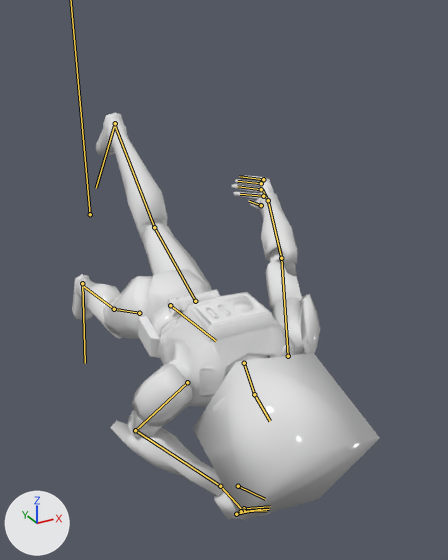
An edit to the FBX model Editor/Editor/EditorContent/Models/StormTrooperAnimation.fbx, drawn before and after from the same camera.
The view is the same before and after, from a 50 mm lens placed at (-0.0158, -0.0544, 0.0176), pointed at (0.0027, -0.0209, 0.0008). Lighting does not change. The marker at lower left points along +X, +Y and +Z. Both versions are drawn at frame 25 of the action 'walk'; the numbers are the values there. The bones that bend it are drawn over the model as lines.

Objects in the first picture: 'Bb_Head', 'Clone_Trooper_Normal_', 'Head'.
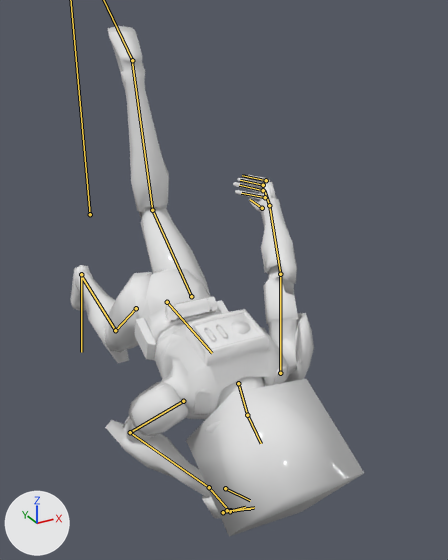
What the commit changed:
Bone 'body' (bone_body) moves from (0.03, 0.0, 0.0) to (0.03, -0.062, -0.009).
Bone 'body' (bone_body) turns from (2, 0, 3) to (10, 0, 3) degrees about its own x, y and z.
Bone 'leg_L' (bone_leg_l) turns from (18, 0, -1) to (20, -3, -1) degrees about its own x, y and z.
Bone 'leg_L_001' (bone_leg_l_001) turns from (12, -1, 0) to (47, -2, -1) degrees about its own x, y and z.
Bone 'foot_L' (bone_foot_l) turns from (6, 1, -12) to (9, 2, -33) degrees about its own x, y and z.
Bone 'leg_R' (bone_leg_r) turns from (-29, -1, -1) to (-53, 1, -3) degrees about its own x, y and z.
Bone 'leg_R_001' (bone_leg_r_001) turns from (11, 0, 0) to (40, -2, 0) degrees about its own x, y and z.
Bone 'foot_R' (bone_foot_r) turns from (13, -3, 30) to (9, -2, 19) degrees about its own x, y and z.

Changed parts and their boxes [x1, y1, x2, y2] in the pictures (448 x 560 px):
'Clone_Trooper_Normal_', posed (21% taller)
    before: [72, 113, 320, 520]
    after: [70, 26, 314, 518]
'Bb_Head', posed (7% shorter)
    before: [193, 353, 380, 521]
    after: [186, 379, 364, 536]
'Head', posed
    before: [211, 354, 268, 412]
    after: [205, 377, 265, 432]
bone 'body', root to tip
    before: (170, 305) to (216, 341)
    after: (167, 302) to (212, 353)
bone 'leg_L', root to tip
    before: (195, 301) to (154, 227)
    after: (191, 296) to (152, 210)
bone 'leg_L_001', root to tip
    before: (154, 227) to (114, 124)
    after: (152, 210) to (132, 60)
bone 'leg_R', root to tip
    before: (139, 313) to (114, 309)
    after: (136, 308) to (115, 330)
bone 'leg_R_001', root to tip
    before: (114, 309) to (82, 285)
    after: (115, 330) to (81, 276)
bone 'foot_R', root to tip
    before: (82, 283) to (85, 363)
    after: (81, 274) to (81, 352)
